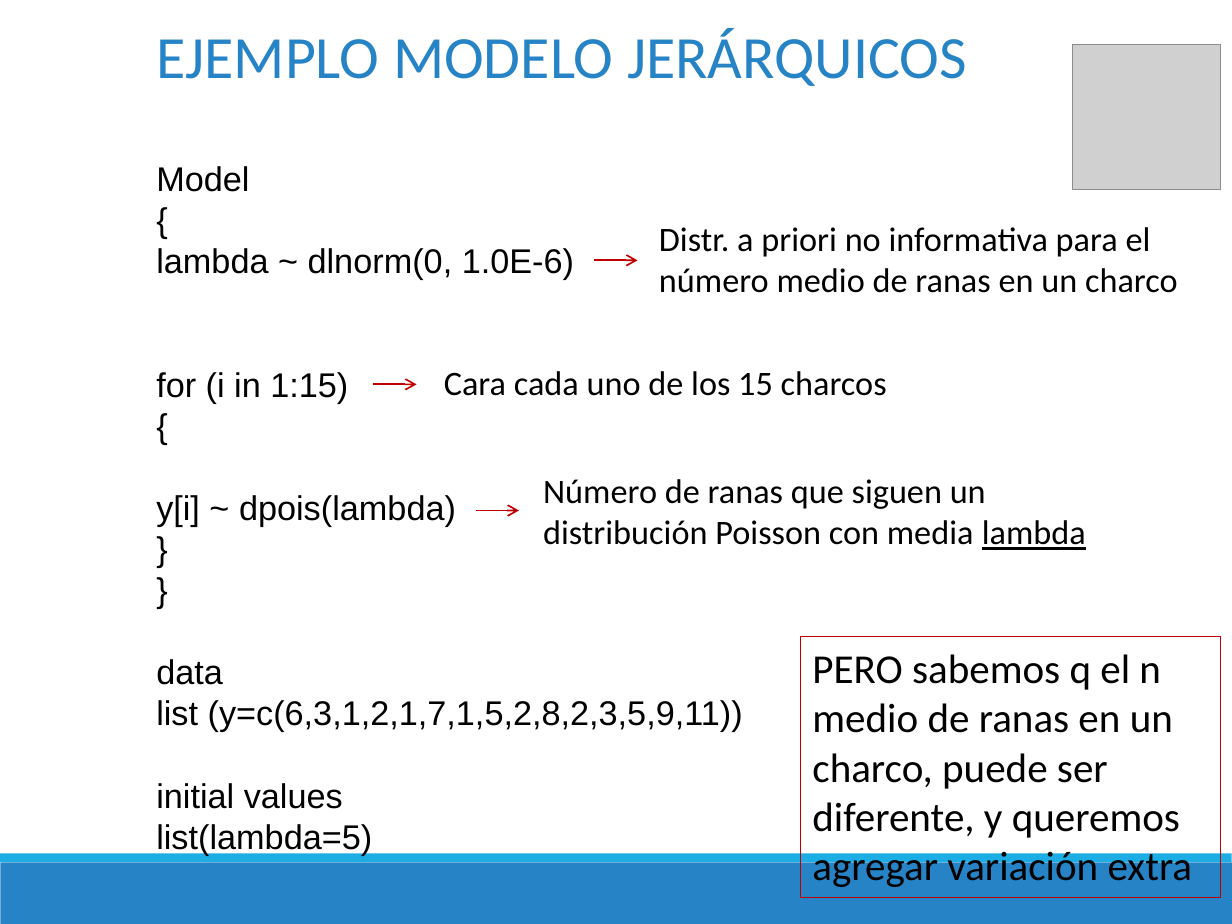
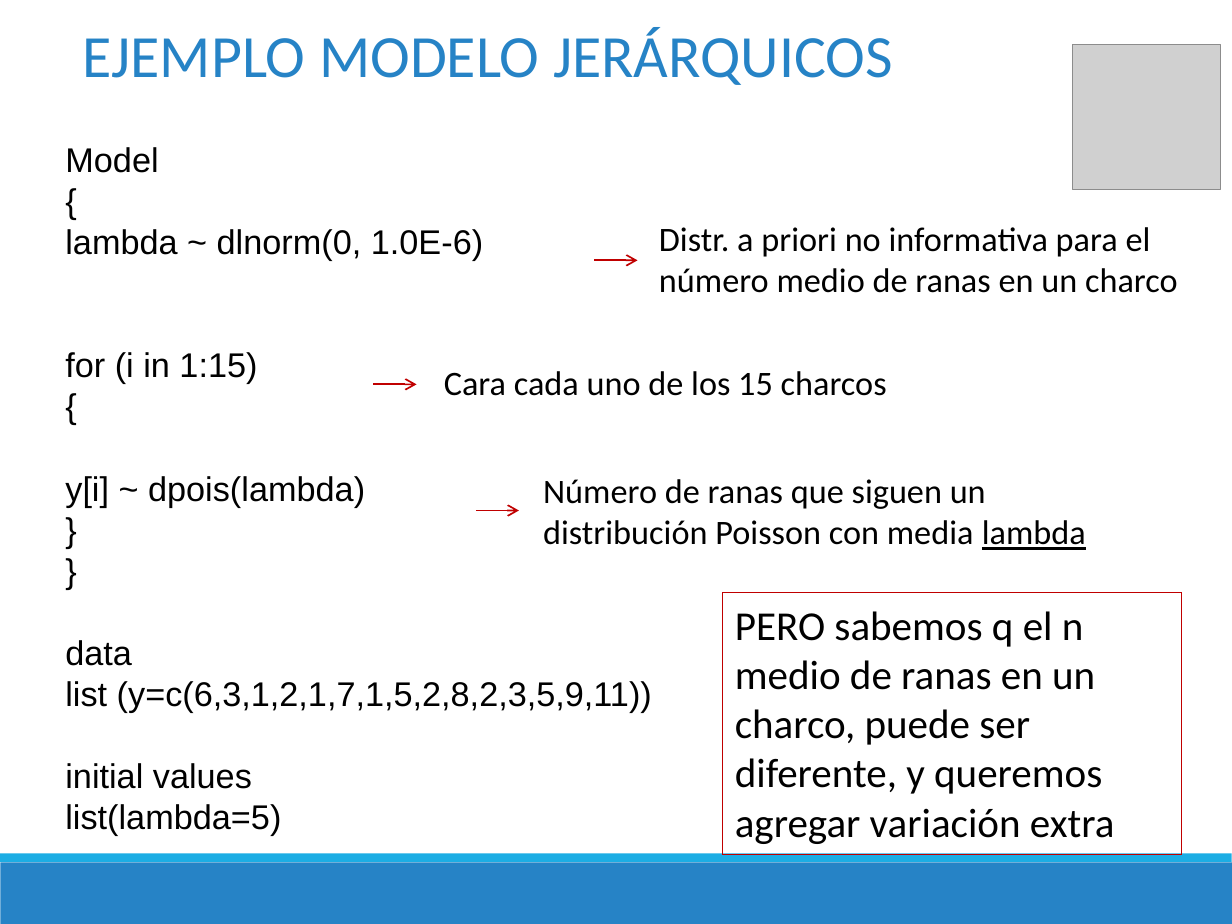
Before and after one commit to DrIgoA/Curso-Ocupacion23, a slide deck: slide 38 of ppt/Modulo 3_Ocupacion2023.pptx. Drawn at 1232x924 pixels with LibreOffice and Linux fonts; fonts in the diff are those of the drawing; grey boxes stand for pictures. Boxes give left, top, right and bottom in pixels: in the first picture for what was removed or moved away, otherwise in the second. Text is boxed around its words. In the diff, an @@ line names an element or a change of style, - is before the commit and + after.

```diff
--- a/ppt/Modulo 3_Ocupacion2023.pptx
+++ b/ppt/Modulo 3_Ocupacion2023.pptx
@@ text "EJEMPLO MODELO JERÁRQUICOS": place and size @@
-text "EJEMPLO MODELO JERÁRQUICOS" at (156,28,967,86)
+text "EJEMPLO MODELO JERÁRQUICOS" at (82,28,893,85)
@@ text "Model": place and size @@
-text "Model" at (156,166,743,855)
+text "Model" at (65,147,652,836)
@@ rectangle "PERO sabemos q el n ...": place and size @@
-rectangle "PERO sabemos q el n ..." at (801,637,1221,898)
+rectangle "PERO sabemos q el n ..." at (723,593,1181,854)
```
Also in this commit, not shown: 16 other slides changed, 1 slide added, 1 slide removed, 2 other files.
